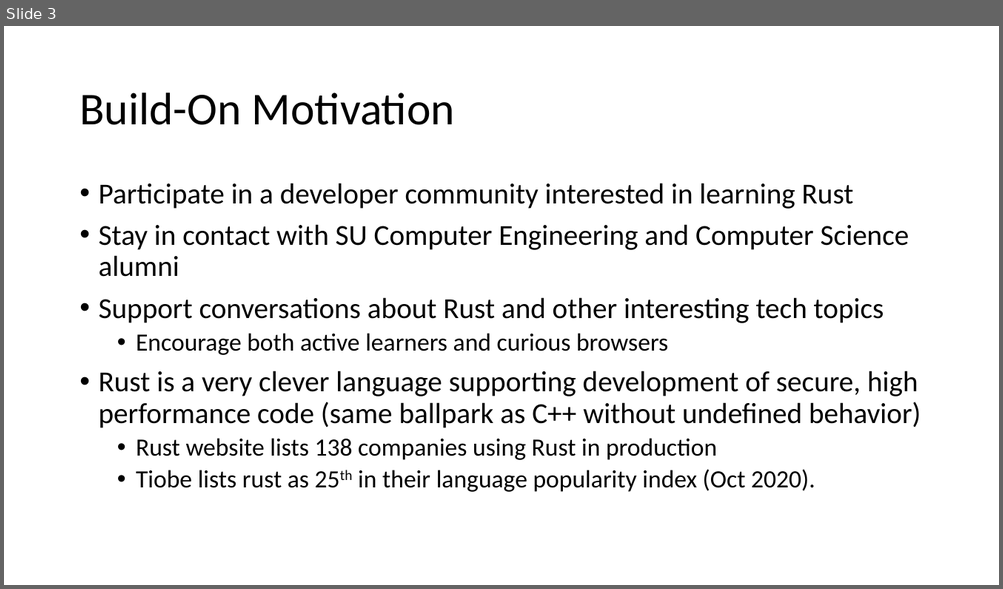
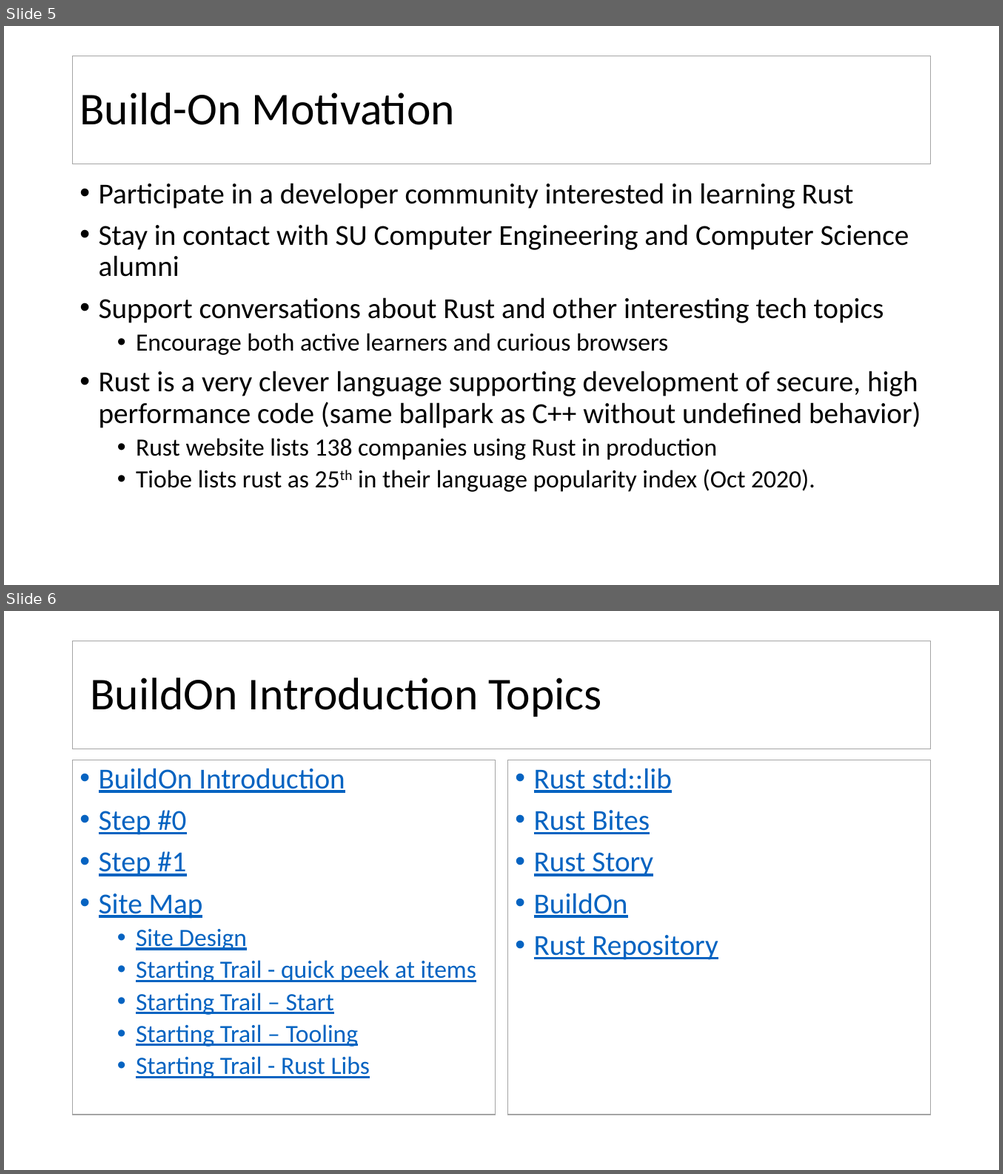
Before and after one commit to JimFawcett/BuildOn, a slide deck: Build-On.pptx. Shown one above the other, each under a label of ours: slide 3 before the commit, slides 5 and 6 after it. The pictures are 1003x589 and 1003x1174 pixels, drawn with LibreOffice and Linux fonts; fonts in the diff are those of the drawing. Boxes give left, top, right and bottom in pixels: in the first picture for what was removed or moved away, otherwise in the second. Text is boxed around its words. In the diff, an @@ line names an element or a change of style, - is before the commit and + after.

```diff
--- a/Build-On.pptx
+++ b/Build-On.pptx
@@ slide 6 added at (4,611,999,1170), background #FFFFFF @@
@@ title added at (73,641,930,749), fill #FFFFFF, outline #A5A5A5 1 pt, 44 pt, text #000000 @@
+BuildOn Introduction Topics
@@ text added at (73,760,495,1116), fill #FFFFFF, outline #A5A5A5 1 pt, 24 pt, text #0563C1, underline @@
+• BuildOn Introduction
+• Step #0
+• Step #1
+• Site Map
+  • Site Design
+  • Starting Trail - quick peek at items
+  • Starting Trail – Start
+  • Starting Trail – Tooling
+  • Starting Trail - Rust Libs
@@ text added at (508,760,930,1116), fill #FFFFFF, outline #A5A5A5 1 pt, 28 pt, text #0563C1, underline @@
+• Rust std::lib
+• Rust Bites
+• Rust Story
+• BuildOn
+• Rust Repository
@@ what was slide 3 is now slide 5 @@
@@ slide 5 changed as well @@
@@ title "Build-On Motivation": place and size @@
-title "Build-On Motivation" at (79,93,455,125)
+title "Build-On Motivation" at (73,56,930,164)
@@ title "Build-On Motivation" at (73,56,930,164): fill none to #FFFFFF; outline none to #A5A5A5 1 pt @@
```
Also in this commit, not shown: 2 other slides changed, 6 other slides added, 1 other file.
